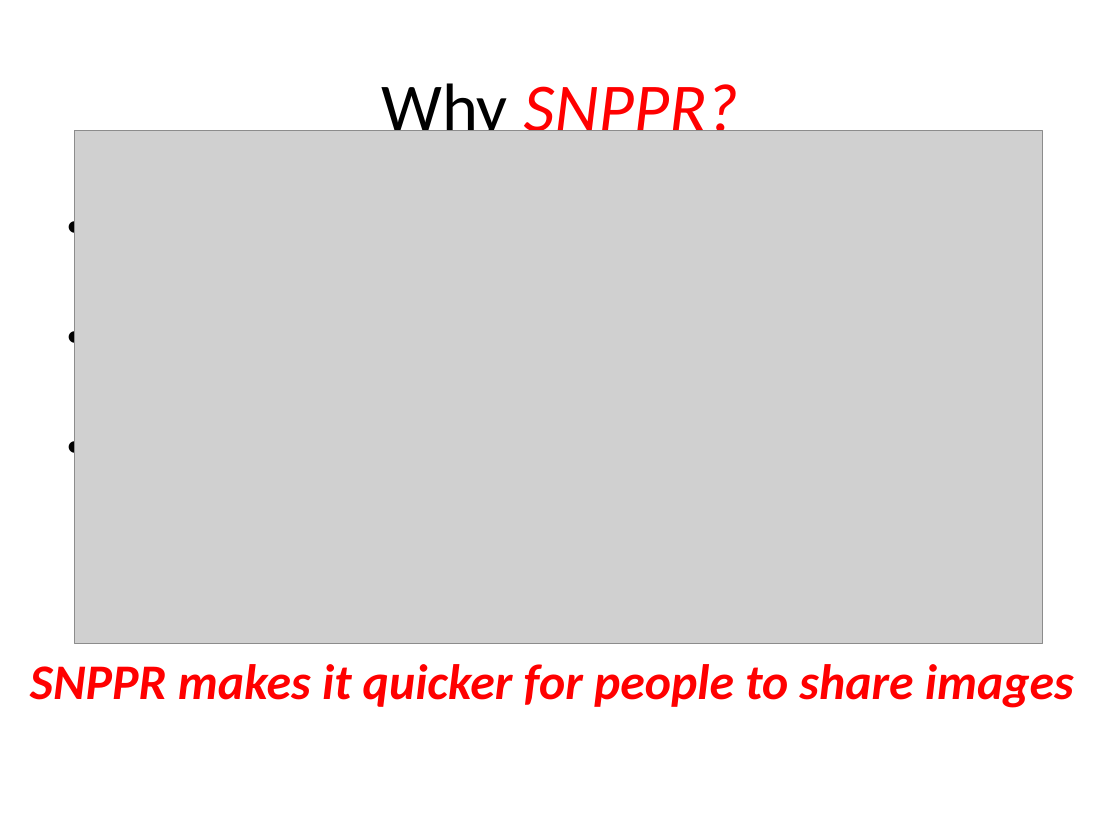
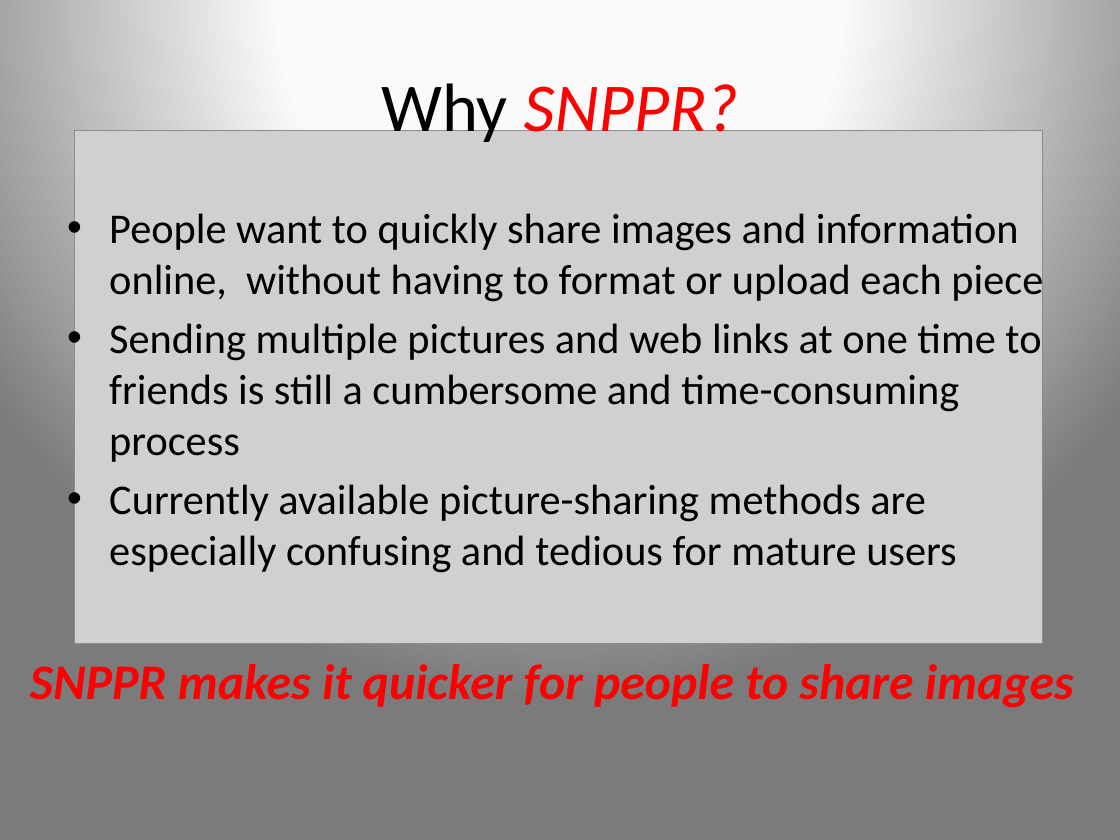
Before and after one commit to charlespark/Project_Three, a slide deck: slide 2 of Pitch_Deck_V2.pptx. Drawn at 1120x840 pixels with LibreOffice and Linux fonts; fonts in the diff are those of the drawing; grey boxes stand for pictures. Boxes give left, top, right and bottom in pixels: in the first picture for what was removed or moved away, otherwise in the second. Text is boxed around its words. In the diff, an @@ line names an element or a change of style, - is before the commit and + after.

```diff
--- a/Pitch_Deck_V2.pptx
+++ b/Pitch_Deck_V2.pptx
@@ background #FFFFFF to gradient #FCFCFC to #FBFBFB to #7B7B7B @@
@@ text added at [109,213,1043,573], 27.2 pt, text #000000 @@
+• People want to quickly share images and information online, without having to format or upload each piece
+• Sending multiple pictures and web links at one time to friends is still a cumbersome and time-consuming process
+• Currently available picture-sharing methods are especially confusing and tedious for mature users
```
Also in this commit, not shown: 13 other slides changed, 2 other files.
